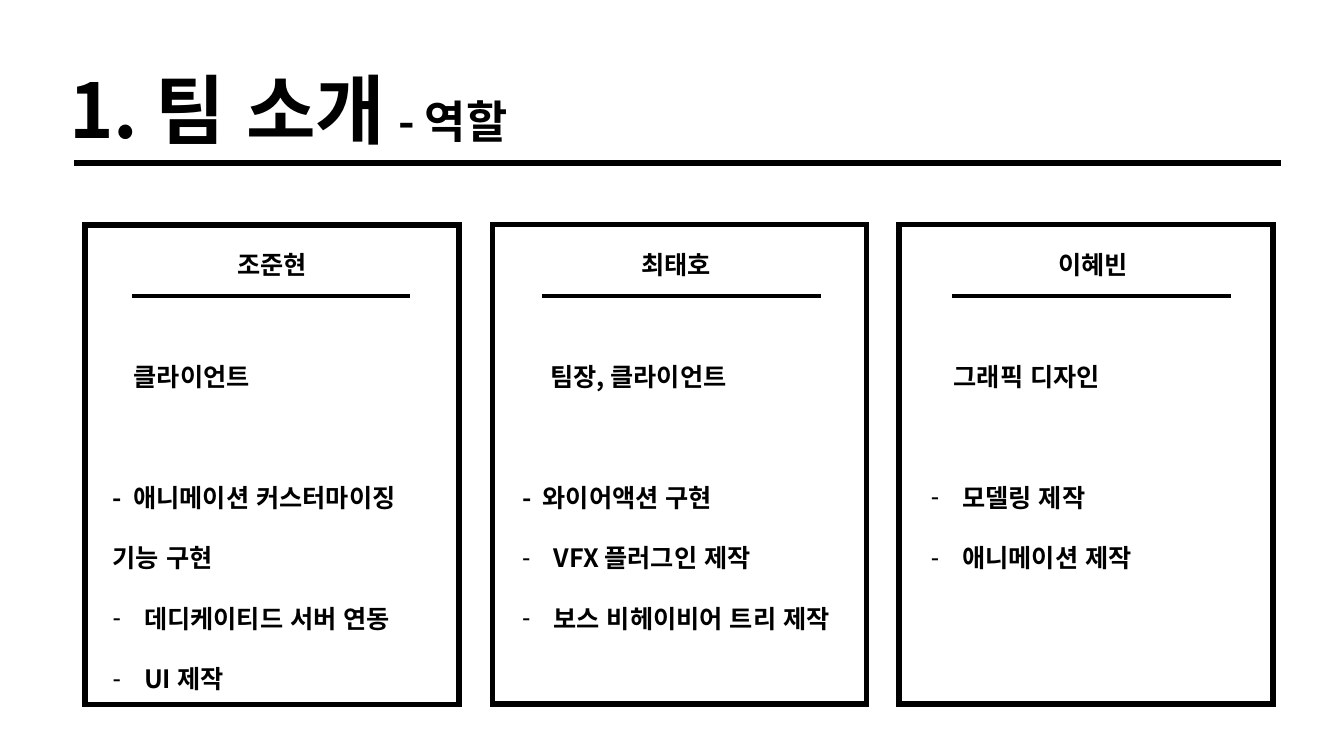
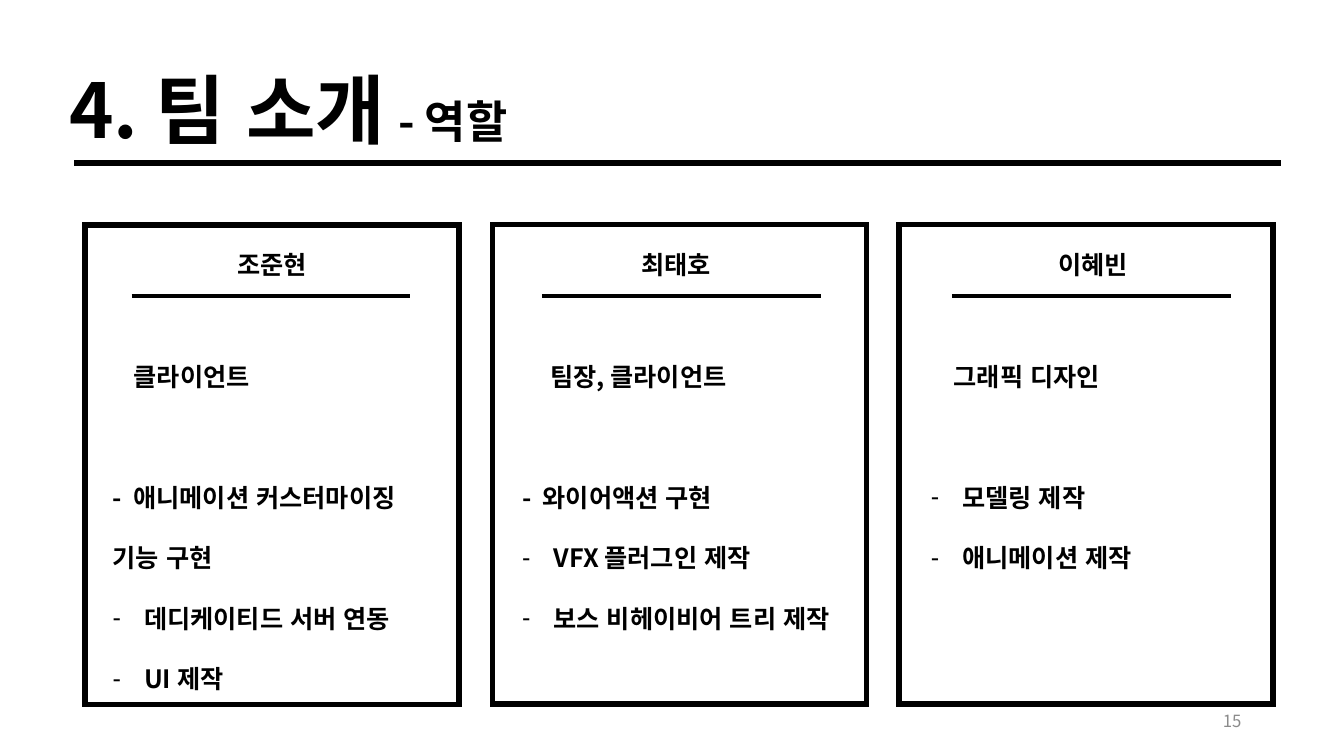
Before and after one commit to taeho-choi/wire-hunter, a slide deck: slide 15 of 문서/기획/기획발표자료.pptx (slide 3 before the commit). Drawn at 1344x756 pixels with LibreOffice and Linux fonts; fonts in the diff are those of the drawing. Boxes give left, top, right and bottom in pixels: in the first picture for what was removed or moved away, otherwise in the second. Text is boxed around its words. In the diff, an @@ line names an element or a change of style, - is before the commit and + after.

```diff
--- a/문서/기획/기획발표자료.pptx
+++ b/문서/기획/기획발표자료.pptx
@@ text at [69,74,507,145]: text changed @@
-1. 팀 소개 - 역할
+4. 팀 소개 - 역할
@@ page number added at [1223,715,1242,727], 12 pt, text #8C8C8C @@
+15
```
Also in this commit, not shown: 16 other slides changed, 1 slide added.
